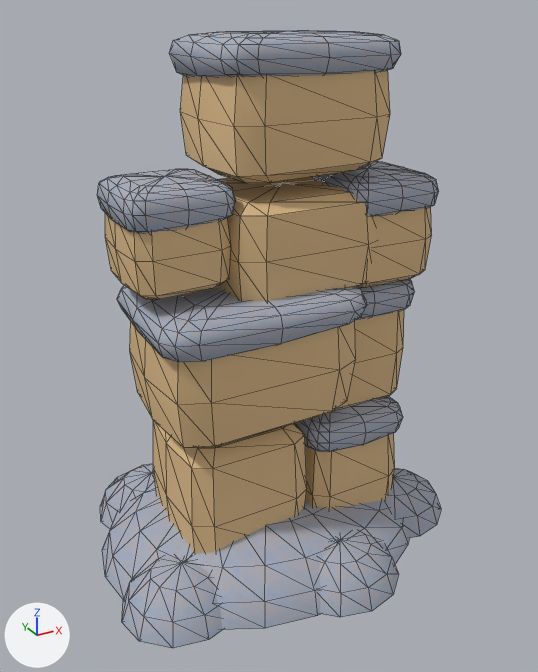
The glTF model roblox-winter-props/glb/SnowyRockPillar.glb, before and after one commit.
One viewpoint serves both versions: a 50 mm camera at (-5.9, -10.57, 9.45) aimed at (-0.14, -0.1, 4.21). The axes (+X, +Y, +Z) are drawn at lower left. The lights are the same throughout. The picture after the commit comes second. Mesh edges are drawn as thin lines. Vertices at exactly the same position are counted once.

Names of what the first picture shows: 'SnowyRockPillar'.
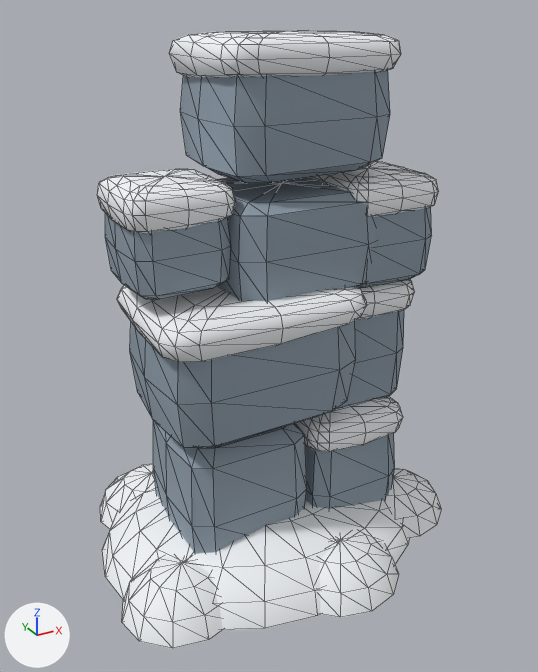
Where the change shows, as pixel boxes [x1, y1, x2, y2] in the pictures (538 x 672 px):
'SnowyRockPillar', surface changed
    both: [97, 30, 441, 648]

Patch to the scene script:
```diff
--- a/roblox-winter-props/glb/SnowyRockPillar.glb.py
+++ b/roblox-winter-props/glb/SnowyRockPillar.glb.py
@@ me_snowyrockpillar_main @@
 me_snowyrockpillar_main.from_pydata(...)  # 1342 vertices, 2608 faces; spans x -3.46..3.46, y -2.82..2.82, z 0.0..9.13
 # used by ob_snowyrockpillar; location = (0.0, 0.0, 0.0)
+# me_snowyrockpillar_main part 1: texture (UV) coordinates of 2608 of 2608 faces, centred in x -3.37..3.37, y -2.73..2.72, z 0.01..9.13, changed; they spanned u 0.06..0.06, v 0.62..0.88 and now span u 0.03..0.03, v 0.91..0.97
 me_snowyrockpillar_main.materials.append(mat_winterpalette)
```
